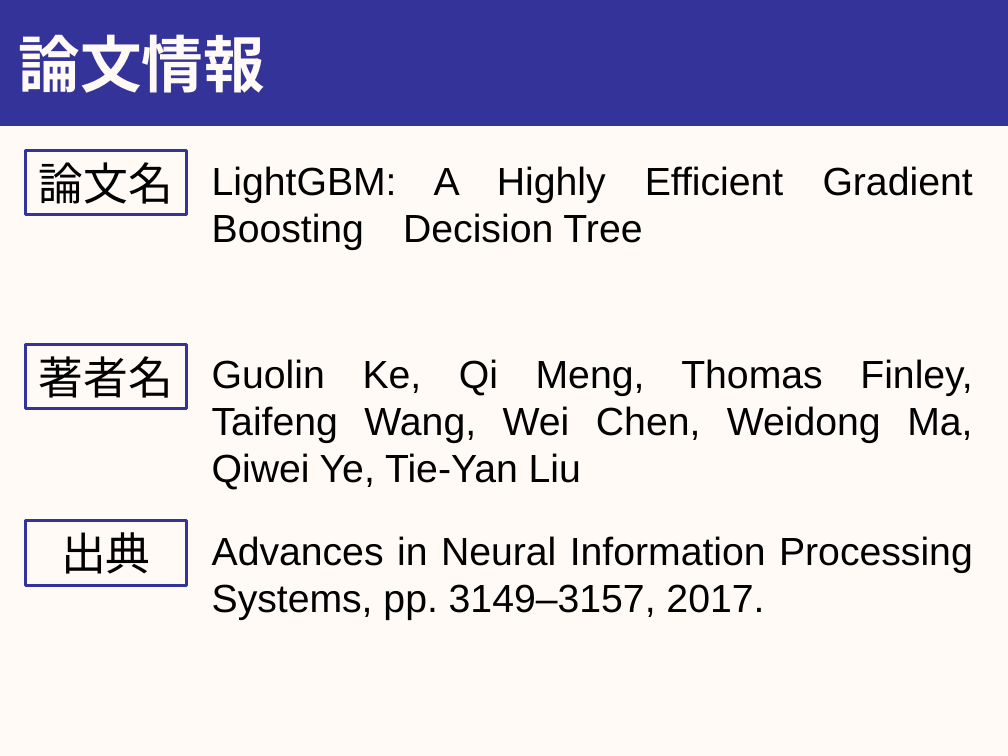
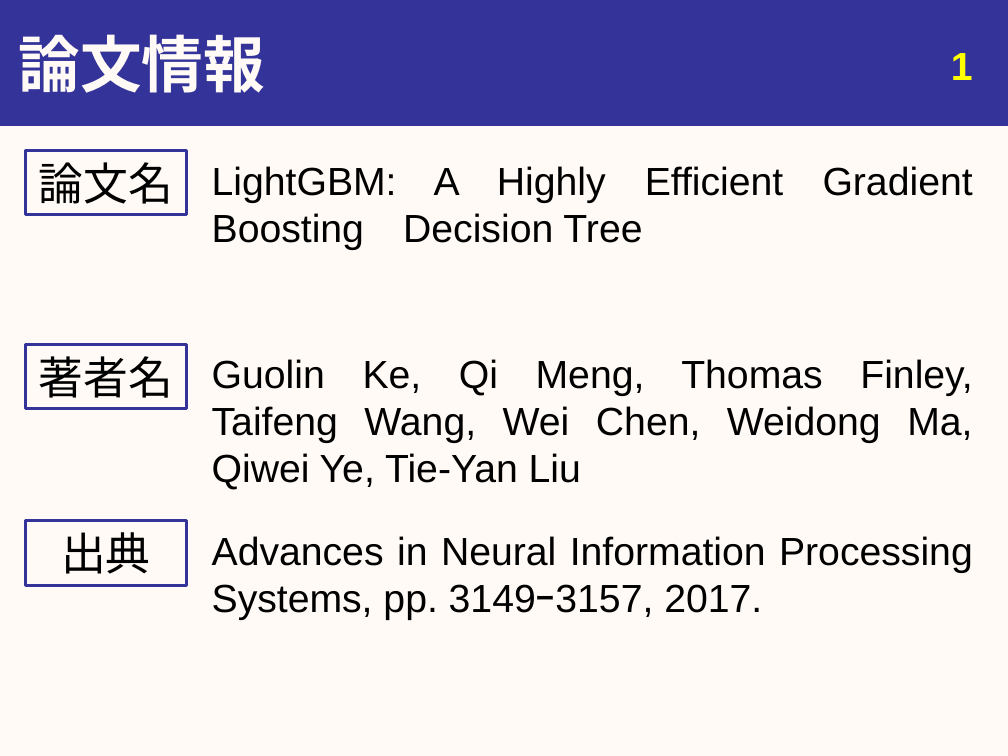
Before and after one commit to youle921/Slide-maintain, a slide deck: slide 1 of slide_0904/20190904_urita_eng.pptx. Drawn at 1008x756 pixels with LibreOffice and Linux fonts; fonts in the diff are those of the drawing. Boxes give left, top, right and bottom in pixels: in the first picture for what was removed or moved away, otherwise in the second. Text is boxed around its words. In the diff, an @@ line names an element or a change of style, - is before the commit and + after.

```diff
--- a/slide_0904/20190904_urita_eng.pptx
+++ b/slide_0904/20190904_urita_eng.pptx
@@ page number added at [951,53,973,80], 28 pt, text #FFFF00, bold @@
+1
@@ text at [212,536,973,620]: text changed @@
-Advances in Neural Information Processing Systems, pp. 3149–3157, 2017.
+Advances in Neural Information Processing Systems, pp. 3149ｰ3157, 2017.
```
Also in this commit, not shown: 4 other slides changed, 26 slides added, 1 slide removed, 1 other file.
